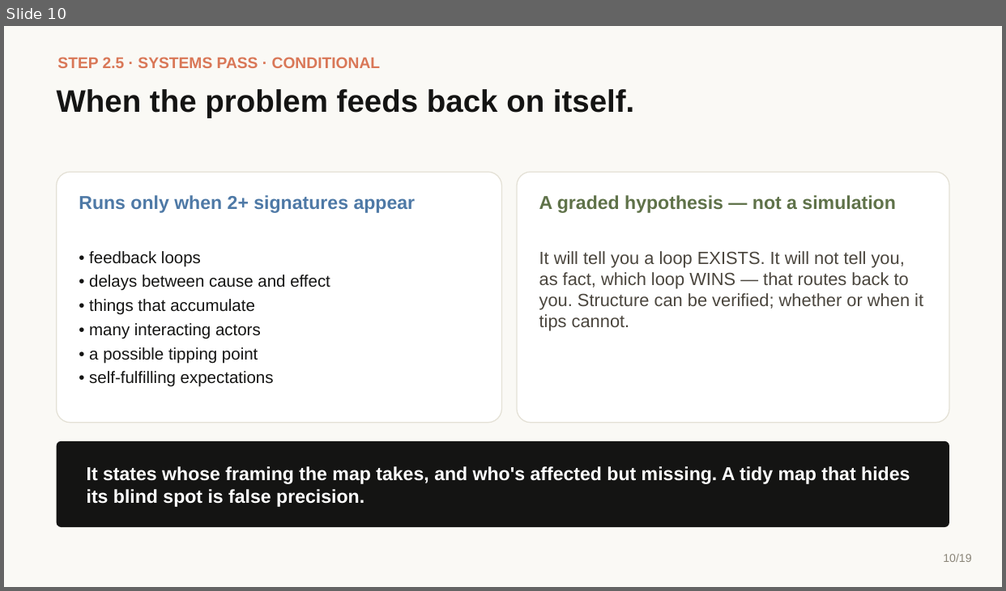
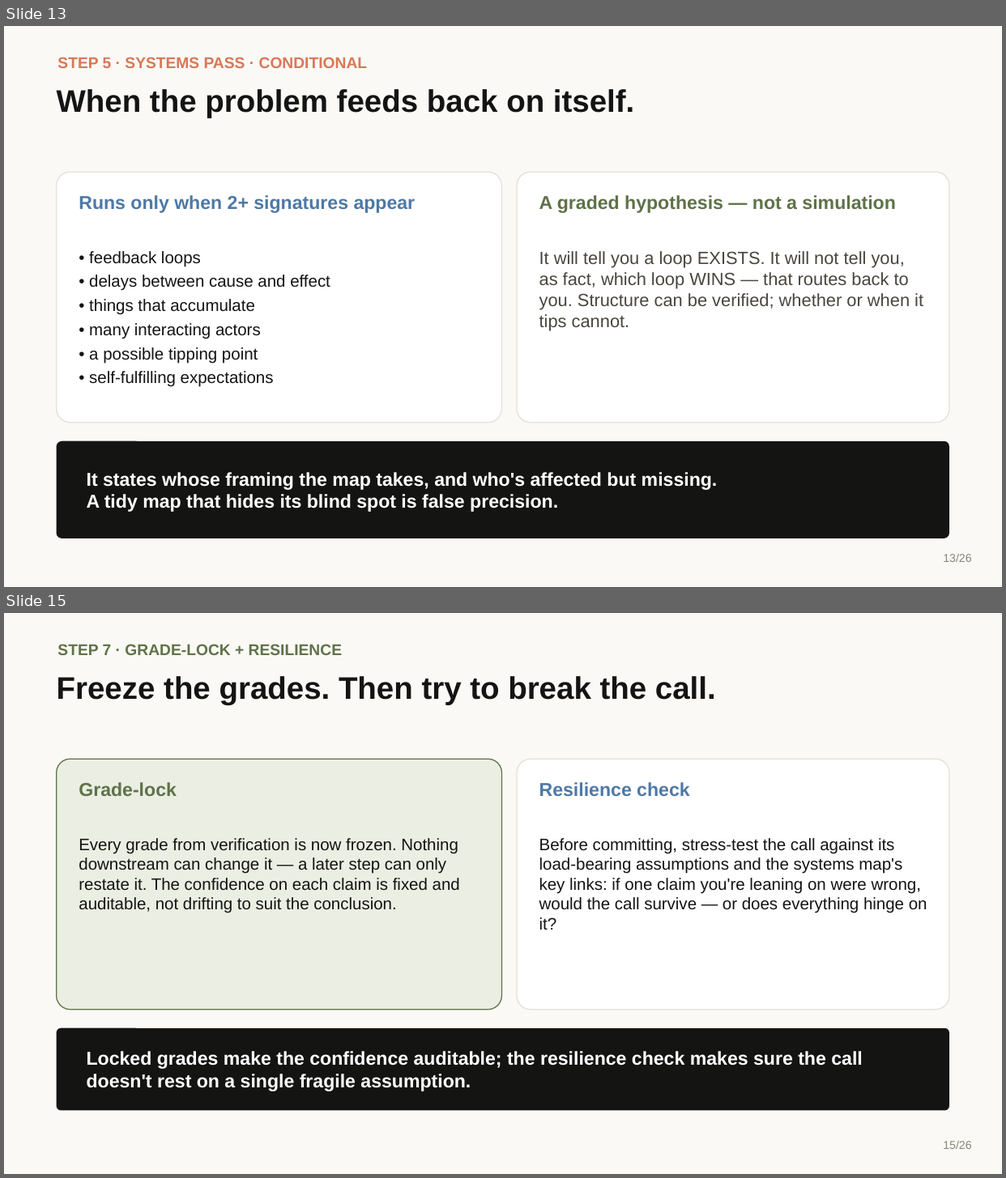
Before and after one commit to ComplexAR/Insight-Engine, a slide deck: Presentation/Insight-Engine-Explainer.pptx. Shown one above the other, each under a label of ours: slide 10 before the commit, slides 13 and 15 after it; the slides between them are not shown. The pictures are 1006x591 and 1006x1178 pixels, drawn with LibreOffice and Linux fonts; fonts in the diff are those of the drawing. Boxes give left, top, right and bottom in pixels: in the first picture for what was removed or moved away, otherwise in the second. Text is boxed around its words. In the diff, an @@ line names an element or a change of style, - is before the commit and + after.

Commit message:
Update explainer deck, script, and generator
Update the chaptered explainer to the 26-slide build: a uniform 12-box
"How it works" map with the invoking command on every step, the 1-12
numbering, dedicated Render (Step 11) and Track (Step 12) slides, and
the model-choice regrouping (adjudication mechanics followed by the two
model-choice slides).

```diff
--- a/Presentation/Insight-Engine-Explainer.pptx
+++ b/Presentation/Insight-Engine-Explainer.pptx
@@ slide 15 added at box(4, 613, 1002, 1174), background #FAF9F5 @@
@@ text added at box(57, 644, 342, 655), 15 pt, text #5F7249, bold @@
+STEP 7 · GRADE-LOCK + RESILIENCE
@@ text added at box(57, 676, 716, 705), 30 pt, text #141413, bold @@
+Freeze the grades. Then try to break the call.
@@ rounded rectangle added at box(57, 759, 502, 1010), fill #EBEEE2, outline #5F7249 1 pt @@
@@ text added at box(79, 782, 177, 796), 18 pt, text #5F7249, bold @@
+Grade-lock
@@ rounded rectangle added at box(517, 759, 949, 1010), fill #FFFFFF, outline #E4E1D6 1 pt @@
@@ text added at box(539, 782, 689, 796), 18 pt, text #4E79A6, bold @@
+Resilience check
@@ text added at box(79, 838, 460, 914), 16 pt, text #141413 @@
+Every grade from verification is now frozen. Nothing downstream can change it — a later step can only restate it. The confidence on each claim is fixed and auditable, not drifting to suit the conclusion.
@@ text added at box(539, 838, 927, 930), 16 pt, text #141413 @@
+Before committing, stress-test the call against its load-bearing assumptions and the systems map's key links: if one claim you're leaning on were wrong, would the call survive — or does everything hinge on it?
@@ rounded rectangle added at box(57, 1029, 949, 1111), fill #141413 @@
@@ text added at box(87, 1051, 862, 1092), 18 pt, text #FFFFFF, bold @@
+Locked grades make the confidence auditable; the resilience check makes sure the call doesn't rest on a single fragile assumption.
@@ text added at box(943, 1141, 971, 1149), 11 pt, text #8A8578 @@
+15/26
@@ what was slide 10 is now slide 13 @@
@@ slide 13 changed as well @@
@@ text at box(57, 57, 368, 68): text changed @@
-STEP 2.5 · SYSTEMS PASS · CONDITIONAL
+STEP 5 · SYSTEMS PASS · CONDITIONAL
@@ rounded rectangle: place and size @@
-rounded rectangle at box(57, 442, 949, 527)
+rounded rectangle at box(57, 442, 949, 539)
@@ text at box(87, 472, 718, 512): text changed @@
-It states whose framing the map takes, and who's affected but missing. A tidy map that hides its blind spot is false precision.
+It states whose framing the map takes, and who's affected but missing.
+A tidy map that hides its blind spot is false precision.
@@ text at box(943, 554, 971, 562): text changed @@
-10/19
+13/26
```
Also in this commit, not shown: 17 other slides changed, 7 other slides added, 1 slide removed, 2 other files.
